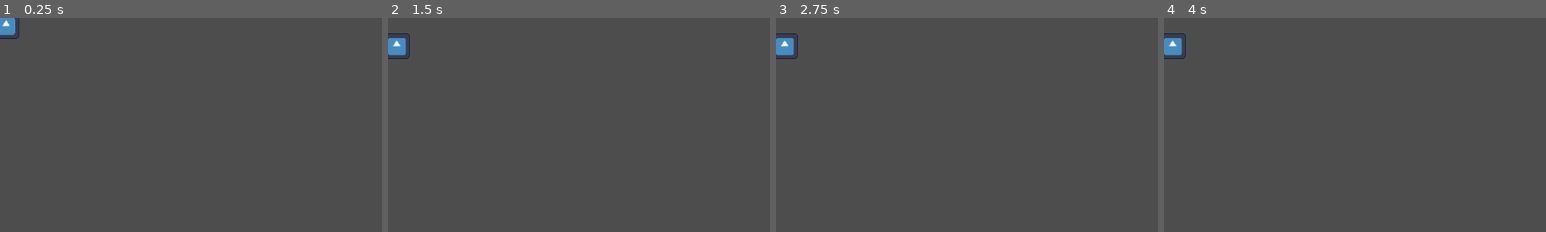
Above: before the commit, frames 1-4 (left to right).
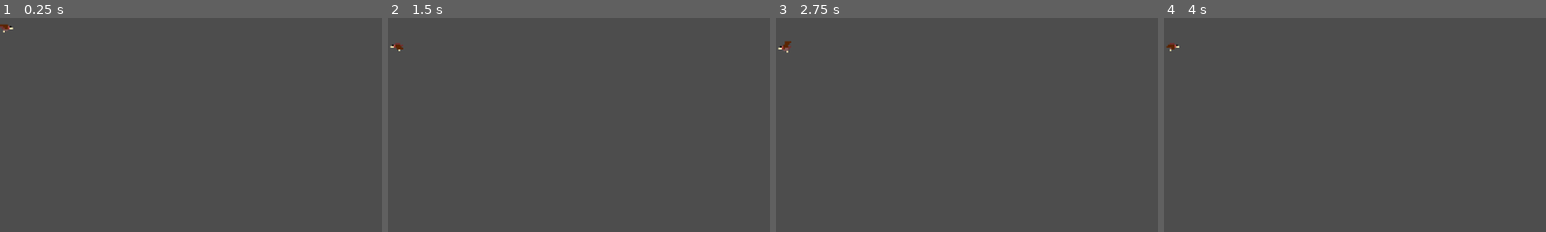
Above: after the commit, the same moments.

Repository: zliebowitz/ld56
Game: Godot game, scene res://Assets/Scripts/Animals/Vulture.tscn
Same seed, same stepped clock (60 frames per second), same inputs: the game is played once before the commit and once after it. This scene is started directly instead of the project's main scene. The engine's default icon, where the game draws it, is replaced by a stand-in: a white triangle on a blue panel in a dark square.
Inputs (mouse positions are % of the whole screen's width and height, from its top left):
- Up to frame 1 (0.25 s): no input
- Up to frame 2 (1.5 s): move the mouse to (72, 45) at 0.52 s; press the mouse at (72, 45) at 0.53 s; tap Enter at 1.25 s; move the mouse to (30, 55) at 1.27 s; release the mouse at (30, 55) at 1.28 s; click (30, 55) at 1.35 s
- Up to frame 3 (2.75 s): tap Space at 2 s; move the mouse to (60, 28) at 2.02 s; press the mouse at (60, 28) at 2.03 s
- Up to frame 4 (4 s): tap Enter at 2.75 s; move the mouse to (45, 70) at 2.77 s; release the mouse at (45, 70) at 2.78 s; click (45, 70) at 2.85 s; tap Space at 3.5 s; move the mouse to (80, 65) at 3.52 s; press the mouse at (80, 65) at 3.53 s
The pictures show only the part of the screen within x 0-50%, y 0-50%; the shares and areas given below are measured in that part.

The runs differ from the first frame. In frame 1, 0.4% of the frame differs, in the area x 0-5%, y 0-10%; in frame 2, 0.5%, in the area x 0-6%, y 7-20%; in frame 3, 0.5%; in frame 4, 0.5%.
Error in both runs: Invalid access to property or key '_on_gain_dna' on a base object of type 'Nil'. (res://Assets/Scripts/Animals/animal_base.gd:51)

Commit message:
Fix Tree Nuts and Vulture........Spawn

Diff:
--- a/Assets/Scripts/Animals/Vulture.tscn
+++ b/Assets/Scripts/Animals/Vulture.tscn
@@ -1,16 +1,117 @@
-[gd_scene load_steps=6 format=3 uid="uid://bjk5287py1q8c"]
+[gd_scene load_steps=21 format=3 uid="uid://bjk5287py1q8c"]
 
 [ext_resource type="Script" path="res://Assets/Scripts/Animals/animal_vulture.gd" id="1_mnnag"]
-[ext_resource type="Texture2D" uid="uid://onur23p6t6ge" path="res://icon.svg" id="2_h71wr"]
+[ext_resource type="Texture2D" uid="uid://bf1acm47xrc7q" path="res://Graphics/Vulture/VultureFly.png" id="2_mrrqc"]
+[ext_resource type="Texture2D" uid="uid://cthjdva18ynfm" path="res://Graphics/Vulture/VultureIdle.png" id="3_e3u8n"]
+
+[sub_resource type="AtlasTexture" id="AtlasTexture_jhybo"]
+atlas = ExtResource("2_mrrqc")
+region = Rect2(0, 0, 16, 16)
+
+[sub_resource type="AtlasTexture" id="AtlasTexture_b5w7j"]
+atlas = ExtResource("2_mrrqc")
+region = Rect2(16, 0, 16, 16)
+
+[sub_resource type="AtlasTexture" id="AtlasTexture_fhp2a"]
+atlas = ExtResource("2_mrrqc")
+region = Rect2(32, 0, 16, 16)
+
+[sub_resource type="AtlasTexture" id="AtlasTexture_668cc"]
+atlas = ExtResource("2_mrrqc")
+region = Rect2(48, 0, 16, 16)
+
+[sub_resource type="AtlasTexture" id="AtlasTexture_wkq1r"]
+atlas = ExtResource("2_mrrqc")
+region = Rect2(64, 0, 16, 16)
+
+[sub_resource type="AtlasTexture" id="AtlasTexture_iuqhe"]
+atlas = ExtResource("2_mrrqc")
+region = Rect2(80, 0, 16, 16)
+
+[sub_resource type="AtlasTexture" id="AtlasTexture_74usq"]
+atlas = ExtResource("2_mrrqc")
+region = Rect2(96, 0, 16, 16)
+
+[sub_resource type="AtlasTexture" id="AtlasTexture_lj8xx"]
+atlas = ExtResource("2_mrrqc")
+region = Rect2(112, 0, 16, 16)
+
+[sub_resource type="AtlasTexture" id="AtlasTexture_d2eb6"]
+atlas = ExtResource("2_mrrqc")
+region = Rect2(128, 0, 16, 16)
+
+[sub_resource type="AtlasTexture" id="AtlasTexture_8o0th"]
+atlas = ExtResource("3_e3u8n")
+region = Rect2(0, 0, 16, 16)
+
+[sub_resource type="AtlasTexture" id="AtlasTexture_jtaq4"]
+atlas = ExtResource("3_e3u8n")
+region = Rect2(16, 0, 16, 16)
+
+[sub_resource type="AtlasTexture" id="AtlasTexture_u2e5k"]
+atlas = ExtResource("3_e3u8n")
+region = Rect2(32, 0, 16, 16)
+
+[sub_resource type="AtlasTexture" id="AtlasTexture_gajvc"]
+atlas = ExtResource("3_e3u8n")
+region = Rect2(48, 0, 16, 16)
+
+[sub_resource type="AtlasTexture" id="AtlasTexture_lw0aa"]
+atlas = ExtResource("3_e3u8n")
+region = Rect2(64, 0, 16, 16)
 
 [sub_resource type="SpriteFrames" id="SpriteFrames_oe8hh"]
 animations = [{
 "frames": [{
 "duration": 1.0,
-"texture": ExtResource("2_h71wr")
+"texture": SubResource("AtlasTexture_jhybo")
+}, {
+"duration": 1.0,
+"texture": SubResource("AtlasTexture_b5w7j")
+}, {
+"duration": 1.0,
+"texture": SubResource("AtlasTexture_fhp2a")
+}, {
+"duration": 1.0,
+"texture": SubResource("AtlasTexture_668cc")
+}, {
+"duration": 1.0,
+"texture": SubResource("AtlasTexture_wkq1r")
+}, {
+"duration": 1.0,
+"texture": SubResource("AtlasTexture_iuqhe")
+}, {
+"duration": 1.0,
+"texture": SubResource("AtlasTexture_74usq")
+}, {
+"duration": 1.0,
+"texture": SubResource("AtlasTexture_lj8xx")
+}, {
+"duration": 1.0,
+"texture": SubResource("AtlasTexture_d2eb6")
 }],
 "loop": true,
-"name": &"default",
+"name": &"Fly",
+"speed": 5.0
+}, {
+"frames": [{
+"duration": 1.0,
+"texture": SubResource("AtlasTexture_8o0th")
+}, {
+"duration": 1.0,
+"texture": SubResource("AtlasTexture_jtaq4")
+}, {
+"duration": 1.0,
+"texture": SubResource("AtlasTexture_u2e5k")
+}, {
+"duration": 1.0,
+"texture": SubResource("AtlasTexture_gajvc")
+}, {
+"duration": 1.0,
+"texture": SubResource("AtlasTexture_lw0aa")
+}],
+"loop": true,
+"name": &"Idle",
 "speed": 5.0
 }]
 
@@ -35,8 +136,9 @@
 initial_state = 1
 
 [node name="AnimatedSprite2D" type="AnimatedSprite2D" parent="."]
-scale = Vector2(0.25, 0.25)
 sprite_frames = SubResource("SpriteFrames_oe8hh")
+animation = &"Fly"
+autoplay = "Fly"
 speed_scale = 2.0
 
 [node name="SearchRadius" type="Area2D" parent="."]
--- a/Assets/Scripts/Animals/animal_vulture.gd
+++ b/Assets/Scripts/Animals/animal_vulture.gd
@@ -11,6 +11,7 @@
 func _process_action(delta: float) -> void:
 	match current_state:
 		STATE.SEEK_FOOD:
+			$AnimatedSprite2D.animation = "Fly"
 			target = get_nearest_corpse()
 			if is_instance_valid(target):
 				destination = target.position
@@ -25,14 +26,17 @@
 				create_dna()
 				advance_state()
 		STATE.SEEK_ITEM:
+			$AnimatedSprite2D.animation = "Fly"
 			var nearest_tree_tile = tilemap.get_nearest_tile(position - Vector2.UP * 25, 3)
 			destination = tilemap.get_tile_center(nearest_tree_tile) + Vector2.UP * 25
 			if move_towards_destination(delta):
 				advance_state()
 		STATE.WAIT:
+			$AnimatedSprite2D.animation = "Idle"
 			if has_time_passed():
 				advance_state()
 		STATE.PATROL:
+			$AnimatedSprite2D.animation = "Fly"
 			var seconds_passed = Engine.get_process_frames()/60.0
 			destination = hunting_grounds + Vector2.ONE.rotated(2*PI*(seconds_passed/6)) * 50
 			move_towards_destination(delta)
@@ -40,3 +44,9 @@
 				advance_state()
 		var unknown_state:
 			print("Got state ", unknown_state," for ", animal_name, ", and does not know what to do!!!")
+
+	# Flip sprite if the squirrel is facing the opposite direction
+	var direction = position.angle_to_point(destination)
+	if direction < 0:
+		direction += 2*PI
+	$AnimatedSprite2D.set_flip_h(direction > PI/2 && direction < 3*PI/2 )
--- a/Assets/Scripts/Tiles/nut.gd
+++ b/Assets/Scripts/Tiles/nut.gd
@@ -19,4 +19,4 @@
 		# if the tile is grass, grow a tree
 	if test_info[0] == 0:
 		tilemap.place_tile(coordinate, 3)
-	queue_free()
+	tilemap.clear_sprite(coordinate)
--- a/tilemap.tscn
+++ b/tilemap.tscn
@@ -29,6 +29,7 @@
 [ext_resource type="Texture2D" uid="uid://cpr18x0j6ig2g" path="res://Graphics/Bear/BearIcon.png" id="20_xweg1"]
 [ext_resource type="PackedScene" uid="uid://evjonwcnwwmn" path="res://Assets/Scripts/Animals/Bear.tscn" id="23_tk8hd"]
 [ext_resource type="Texture2D" uid="uid://d1e6jexgl4ldi" path="res://Graphics/Alligator/AlligatorRunning.png" id="25_d7rkx"]
+[ext_resource type="PackedScene" uid="uid://bjk5287py1q8c" path="res://Assets/Scripts/Animals/Vulture.tscn" id="26_wd2ne"]
 [ext_resource type="PackedScene" uid="uid://o8ok72imslx1" path="res://population_hud.tscn" id="27_3chdh"]
 [ext_resource type="Texture2D" uid="uid://cthjdva18ynfm" path="res://Graphics/Vulture/VultureIdle.png" id="27_4rwws"]
 [ext_resource type="PackedScene" uid="uid://l03fjibi0pxj" path="res://Assets/Scripts/Animals/Alligator.tscn" id="30_jl6hg"]
@@ -304,7 +305,7 @@
 expand_mode = 2
 script = ExtResource("11_gm37g")
 animal_name = "Vulture"
-animal_resource = ExtResource("30_jl6hg")
+animal_resource = ExtResource("26_wd2ne")
 description = "It's a Vulture!"
 animal_parent = NodePath("../../../Animals/Vulture")
 
Not shown: 1 places in tilemap.tscn that only renumber resources
